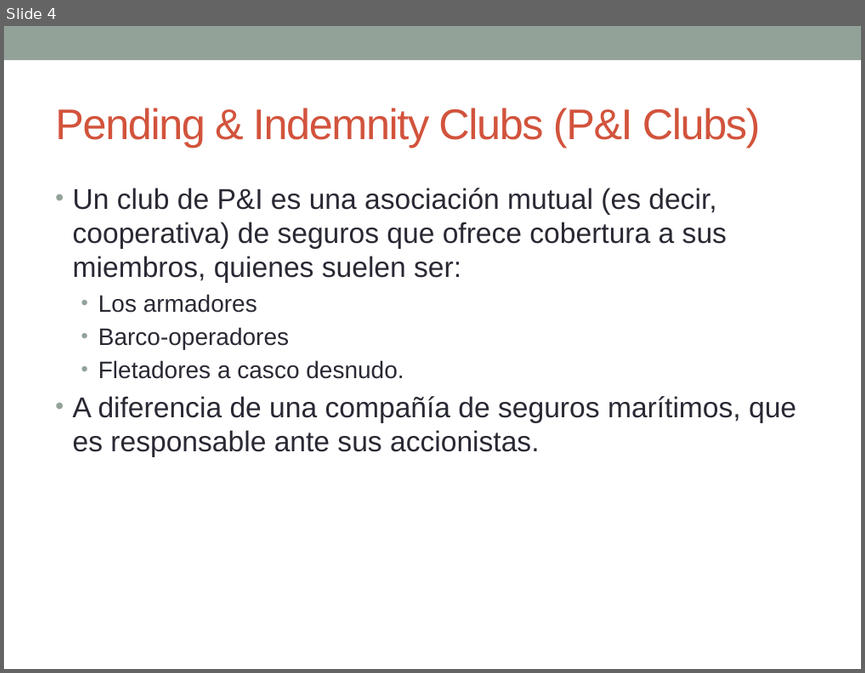
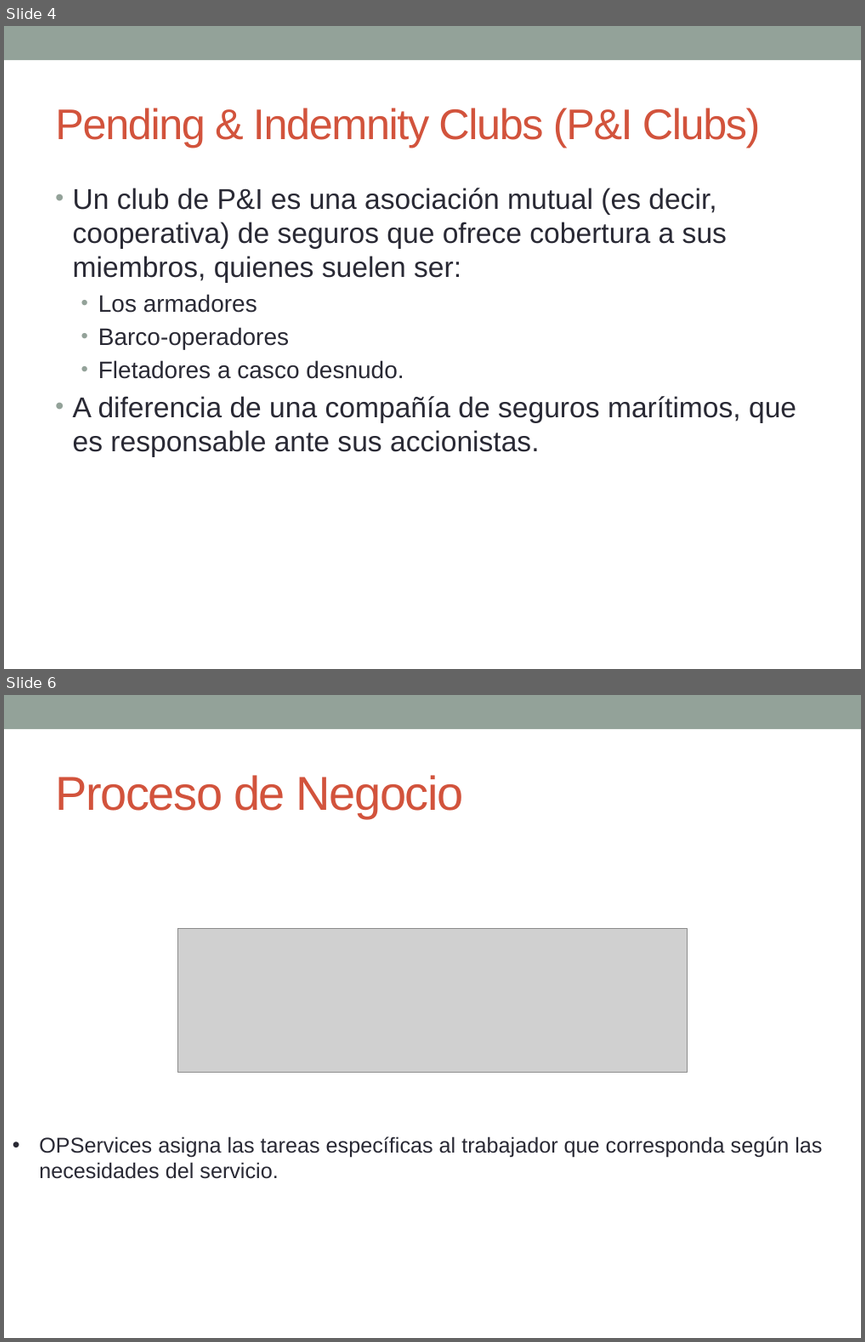
Before and after one commit to jx4nk00/joint-ops, a slide deck: 1 Diseño/Presentación hito 2 30 de Julio.pptx. Shown one above the other, each under a label of ours: slide 4 before the commit, slides 4 and 6 after it; the slides between them are not shown. The pictures are 865x673 and 865x1342 pixels, drawn with LibreOffice and Linux fonts; fonts in the diff are those of the drawing; grey boxes stand for pictures. Boxes give left, top, right and bottom in pixels: in the first picture for what was removed or moved away, otherwise in the second. Text is boxed around its words. In the diff, an @@ line names an element or a change of style, - is before the commit and + after.

```diff
--- a/1 Diseño/Presentación hito 2 30 de Julio.pptx
+++ b/1 Diseño/Presentación hito 2 30 de Julio.pptx
@@ slide 6 added at (4,695,861,1338), background #FFFFFF; not listed: 1 template element that a slide beside it also shows @@
@@ title added at (55,775,464,818), 40 pt, text #D2533C @@
+Proceso de Negocio
@@ picture added at (178,929,687,1073) @@
@@ text added at (39,1136,822,1179), 18 pt, text #292934 @@
+• OPServices asigna las tareas específicas al trabajador que corresponda según las necesidades del servicio.
```
Also in this commit, not shown: 4 slides changed, 7 other slides added, 6 other files.
